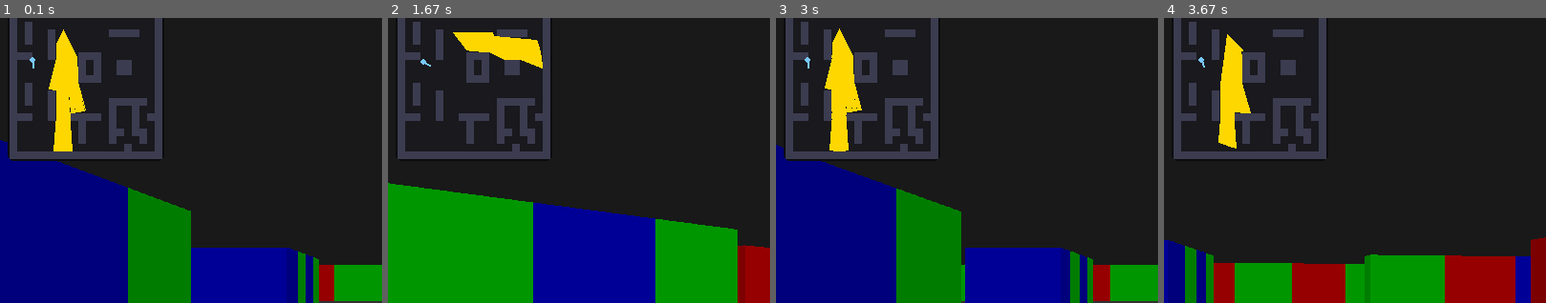
Above: before the commit, frames 1-4 (left to right).
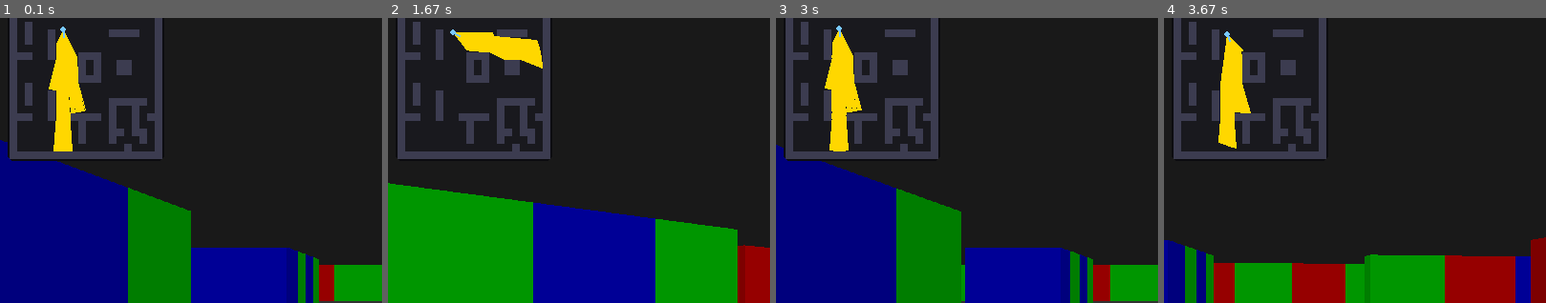
Above: after the commit, the same moments.

Repository: kay30kim/3DGame
Game: pygame game, started from raycasting1.py
The game is run twice, just before and just after one commit, with the same random seed, the same clock (stepped at 60 frames per second) and the same inputs.
Inputs:
- Up to frame 1 (0.1 s): no input
- Up to frame 2 (1.67 s): hold Right 0.33-0.8 s; hold Up 0.83-1.13 s; hold Right 1.17-1.63 s
- Up to frame 3 (3 s): hold Left 1.67-2.2 s; hold Down 2.23-2.53 s; hold Left 2.57-2.97 s
- Up to frame 4 (3.67 s): hold Up 3-3.37 s; hold Right from 3.4 s (still down)
The pictures show only the part of the screen within x 0-50%, y 3-53%; the shares and areas given below are measured in that part.

The runs differ from the first frame. In frame 1, less than 0.1% of the frame differs, in the area x 7-18%, y 3-18%; in frame 2, less than 0.1%; in frame 3, less than 0.1%; in frame 4, less than 0.1%.

Commit message:
fix minimap

Diff:
--- a/raycasting1.py
+++ b/raycasting1.py
@@ -71,8 +71,8 @@
             rx = px + int(uy * dist * scale)
             ry = py + int(ux * dist * scale)
             pygame.draw.line(screen, COLOR_RAY, (px, py), (rx, ry), 1)
-    px = ox + int(posX * MINIMAP_SCALE)
-    py = oy + int(posY * MINIMAP_SCALE)
+    px = ox + int(posY * MINIMAP_SCALE)
+    py = oy + int(posX * MINIMAP_SCALE)
     pygame.draw.circle(screen, COLOR_MINI_PLAYER, (px, py), 3)
 
     magd = math.hypot(dirX, dirY) or 1.0
